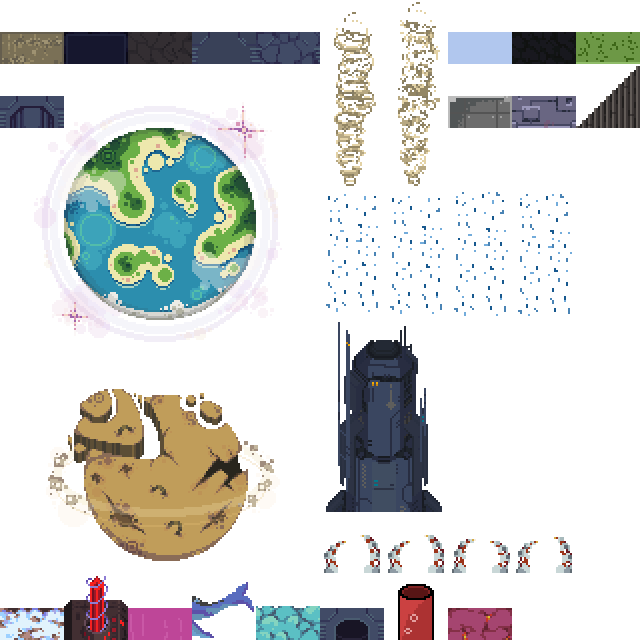
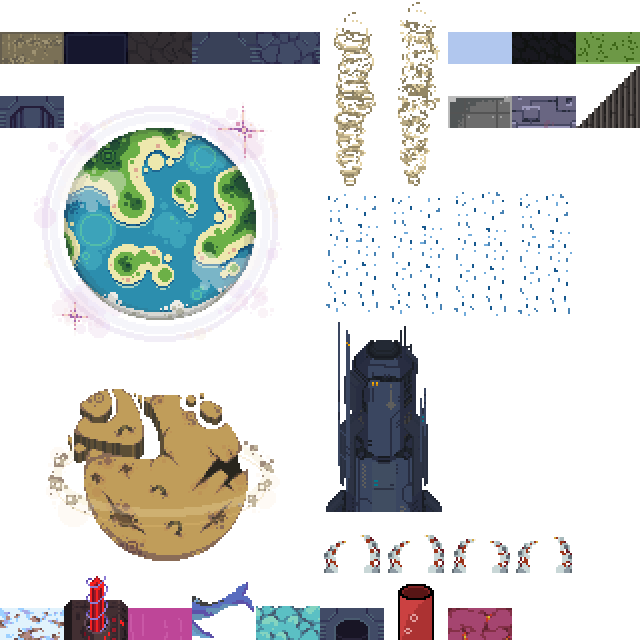
Layered file, before and after one edit (640×640). Changes by layer:
added layer "Layer 1" above "wall-ice-above" over [left=0, top=608, right=64, bottom=616]
